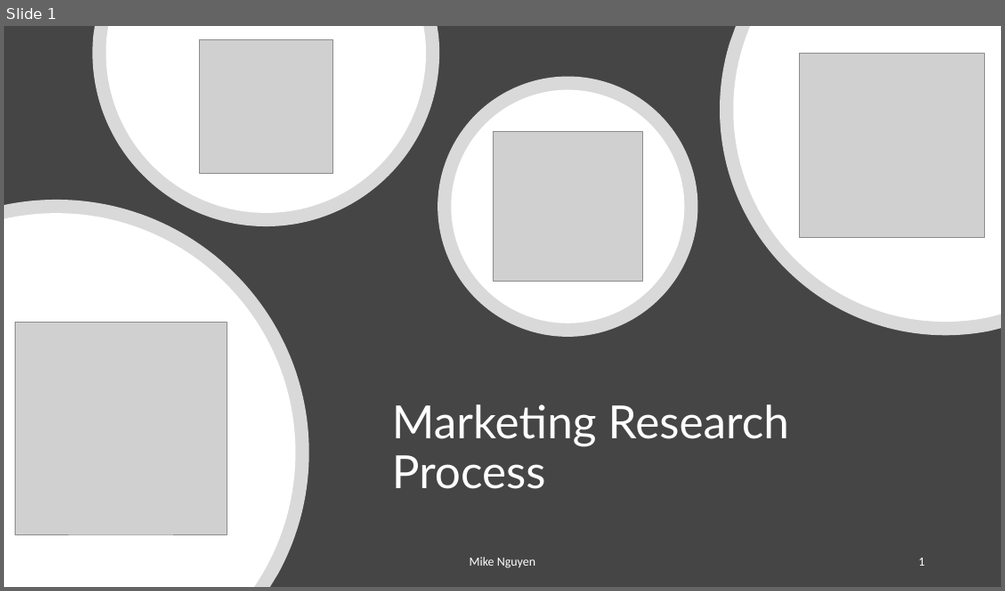
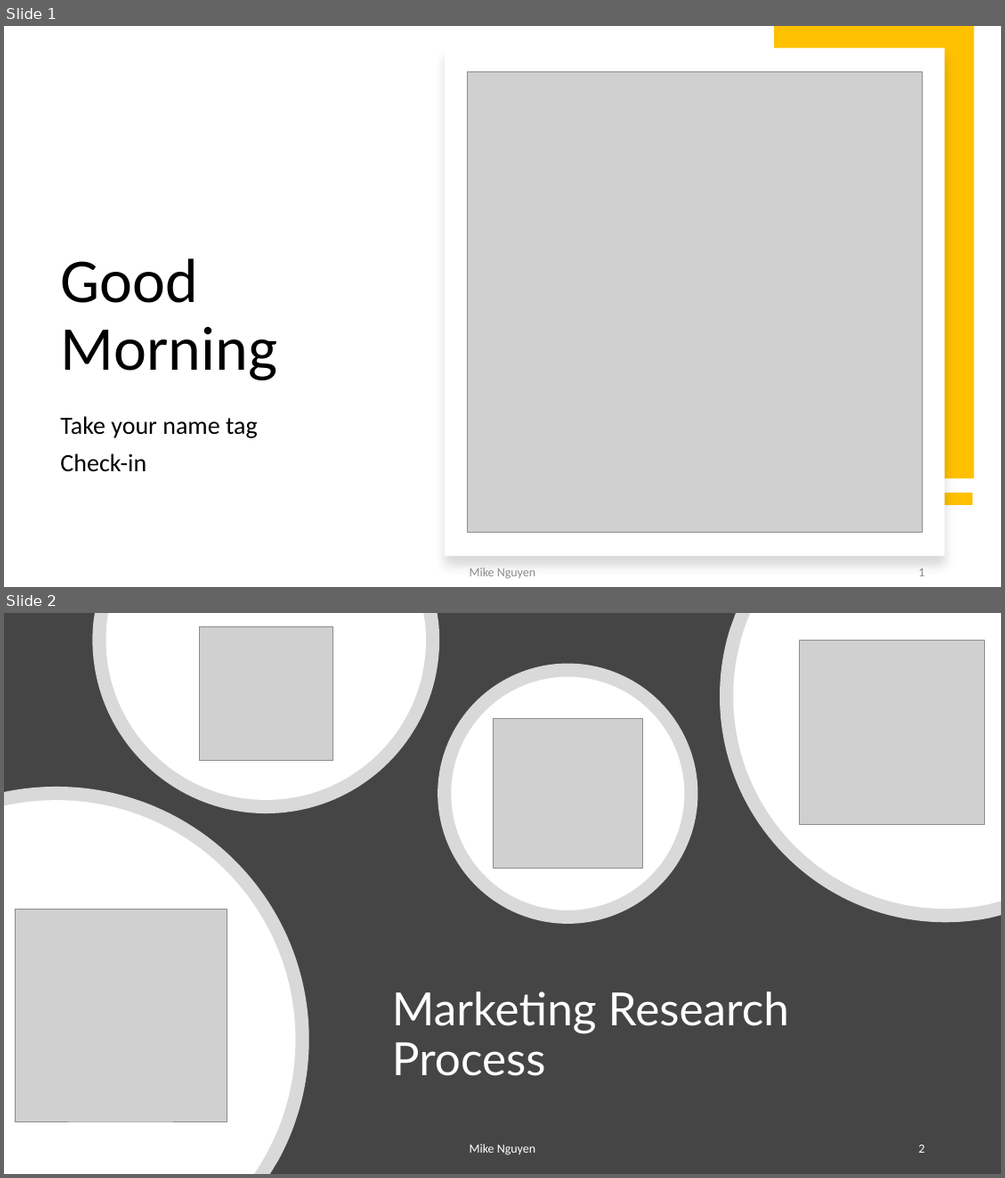
Before and after one commit to mikenguyen13/mar4050_S22, a slide deck: lectures/2/1_Marketing Research Process.pptx. Shown one above the other, each under a label of ours: slide 1 before the commit, slides 1 and 2 after it. The pictures are 1005x591 and 1005x1178 pixels, drawn with LibreOffice and Linux fonts; fonts in the diff are those of the drawing; grey boxes stand for pictures. Boxes give left, top, right and bottom in pixels: in the first picture for what was removed or moved away, otherwise in the second. Text is boxed around its words. In the diff, an @@ line names an element or a change of style, - is before the commit and + after.

```diff
--- a/lectures/2/1_Marketing Research Process.pptx
+++ b/lectures/2/1_Marketing Research Process.pptx
@@ slide 1 added at (x1=4, y1=26, x2=1001, y2=587), background #FFFFFF @@
@@ rectangle added at (x1=445, y1=47, x2=945, y2=556), fill #FFFFFF @@
@@ rectangle added at (x1=774, y1=26, x2=975, y2=478), fill #FFC000 @@
@@ picture added at (x1=468, y1=71, x2=922, y2=532) @@
@@ title added at (x1=60, y1=258, x2=276, y2=380), 60 pt, text #000000 @@
+Good Morning
@@ subtitle added at (x1=60, y1=416, x2=258, y2=472), 24 pt, text #000000 @@
+Take your name tag
+Check-in
@@ line added from (973, 499) to (774, 499), #FFC000 12 pt @@
@@ text added at (x1=469, y1=567, x2=535, y2=578), 12 pt, text #8C8C8C @@
+Mike Nguyen
@@ page number added at (x1=918, y1=568, x2=924, y2=576), 12 pt, text #8C8C8C @@
+1
@@ what was slide 1 is now slide 2 @@
@@ page number at (x1=918, y1=1144, x2=924, y2=1152): text changed @@
-1
+2
```
Also in this commit, not shown: 2 slides changed, 1 other slide added, 9 other files.
